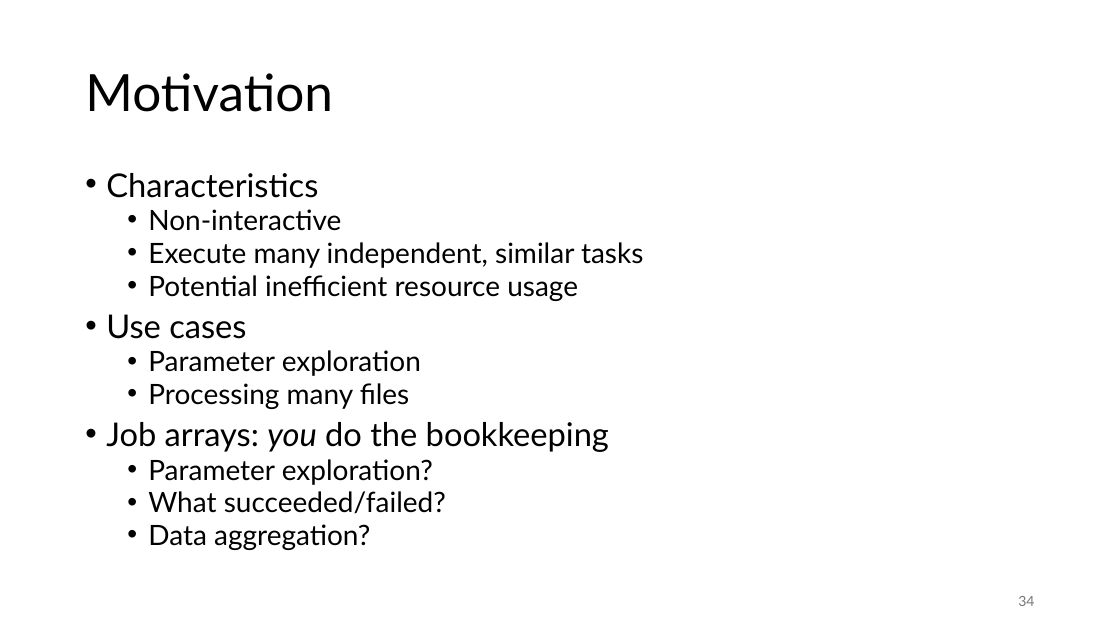
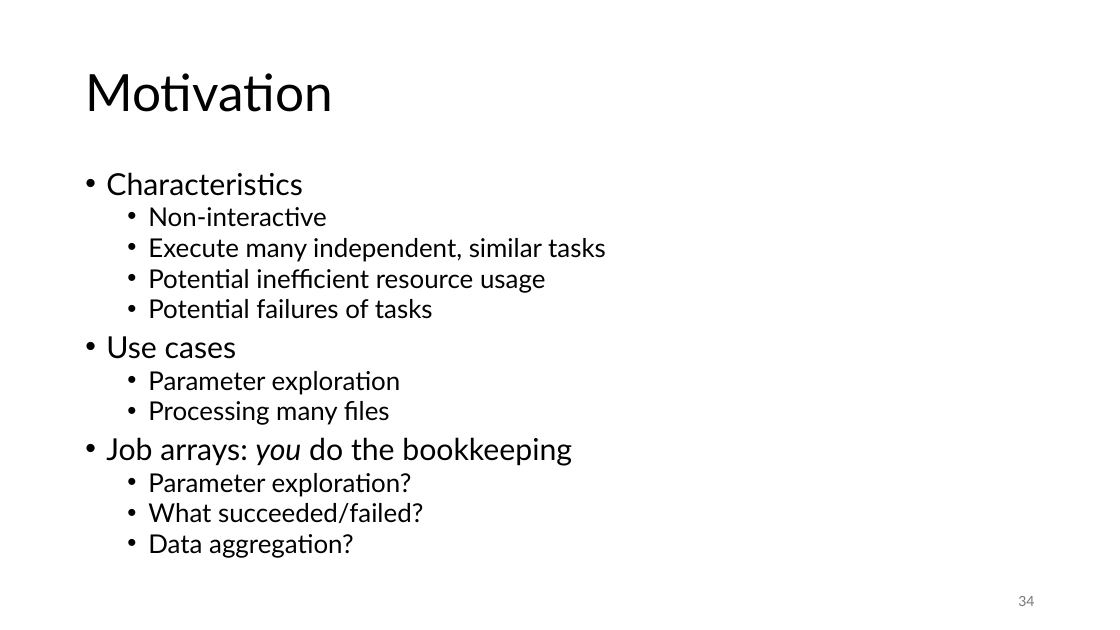
Before and after one commit to gjbex/Workflows-for-HPC, a slide deck: slide 34 of workflow_for_HPC.pptx. Drawn at 1120x630 pixels with LibreOffice and Linux fonts; fonts in the diff are those of the drawing. Boxes give left, top, right and bottom in pixels: in the first picture for what was removed or moved away, otherwise in the second. Text is boxed around its words. In the diff, an @@ line names an element or a change of style, - is before the commit and + after.

```diff
--- a/workflow_for_HPC.pptx
+++ b/workflow_for_HPC.pptx
@@ text at box(106, 172, 606, 558): size 28 to 25.9 pt in "Characteristics", "Use cases", "Job arrays: you do the bookkeeping"; size 24 to 22.2 pt in "Non-interactive", "Execute many independent, similar tasks", "Potential inefficient resource usage", "Parameter exploration" and 4 more places @@
@@ text at box(148, 299, 433, 319): paragraph added @@
+  • Potential failures of tasks
```
Also in this commit, not shown: 5 slides added.
